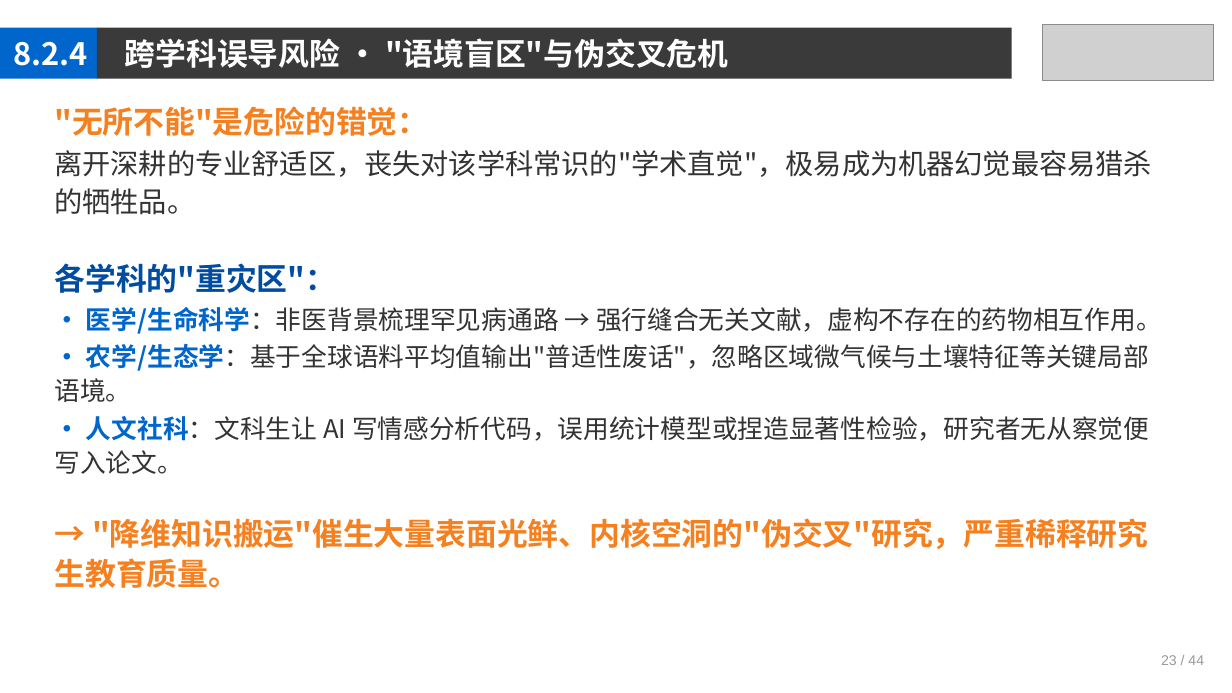
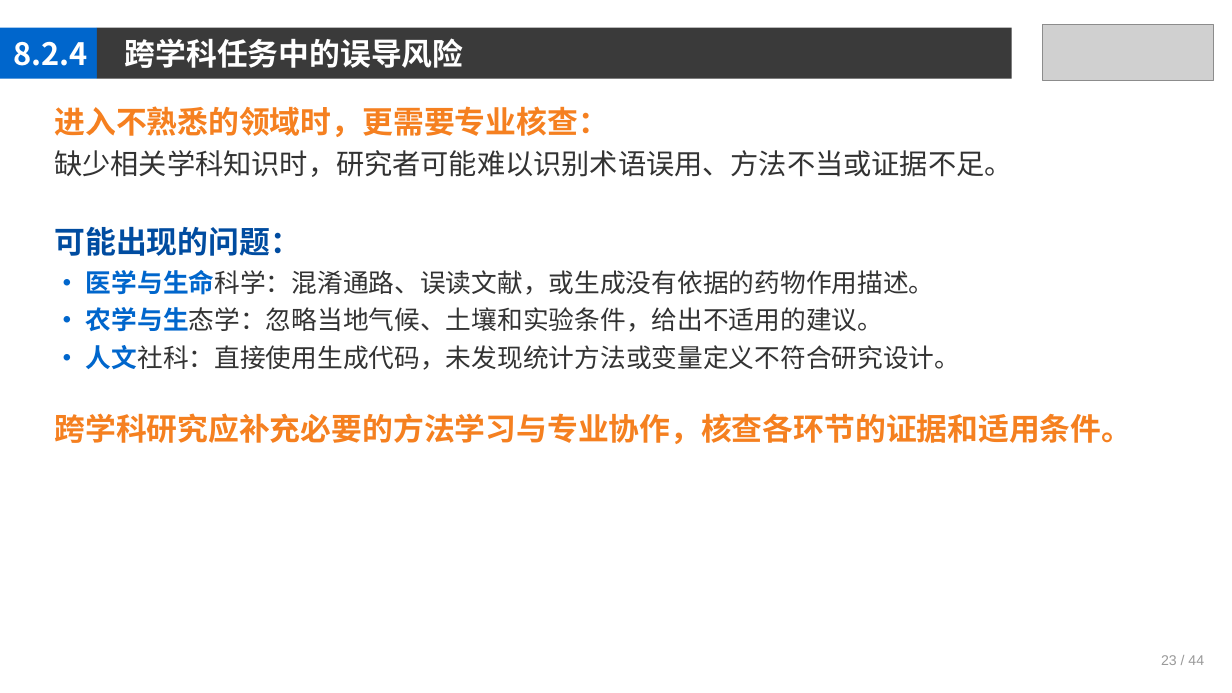
Before and after one commit to jpqiang/AIGC, a slide deck: slide 23 of 课件/第8章.pptx. Drawn at 1232x693 pixels with LibreOffice and Linux fonts; fonts in the diff are those of the drawing; grey boxes stand for pictures. Boxes give left, top, right and bottom in pixels: in the first picture for what was removed or moved away, otherwise in the second. Text is boxed around its words. In the diff, an @@ line names an element or a change of style, - is before the commit and + after.

```diff
--- a/课件/第8章.pptx
+++ b/课件/第8章.pptx
@@ text at (125,38,464,68): text changed @@
-跨学科误导风险 · "语境盲区"与伪交叉危机
+跨学科任务中的误导风险
@@ text at (54,106,1132,444): text changed @@
-"无所不能"是危险的错觉：
-离开深耕的专业舒适区，丧失对该学科常识的"学术直觉"，极易成为机器幻觉最容易猎杀的牺牲品。
-各学科的"重灾区"：
-• 医学/生命科学：非医背景梳理罕见病通路 → 强行缝合无关文献，虚构不存在的药物相互作用。
-• 农学/生态学：基于全球语料平均值输出"普适性废话"，忽略区域微气候与土壤特征等关键局部语境。
-• 人文社科：文科生让 AI 写情感分析代码，误用统计模型或捏造显著性检验，研究者无从察觉便写入论文。
-→ "降维知识搬运"催生大量表面光鲜、内核空洞的"伪交叉"研究，严重稀释研究生教育质量。
+进入不熟悉的领域时，更需要专业核查：
+缺少相关学科知识时，研究者可能难以识别术语误用、方法不当或证据不足。
+可能出现的问题：
+• 医学与生命科学：混淆通路、误读文献，或生成没有依据的药物作用描述。
+• 农学与生态学：忽略当地气候、土壤和实验条件，给出不适用的建议。
+• 人文社科：直接使用生成代码，未发现统计方法或变量定义不符合研究设计。
+跨学科研究应补充必要的方法学习与专业协作，核查各环节的证据和适用条件。
```
Also in this commit, not shown: 41 other slides changed, 3 other files.
